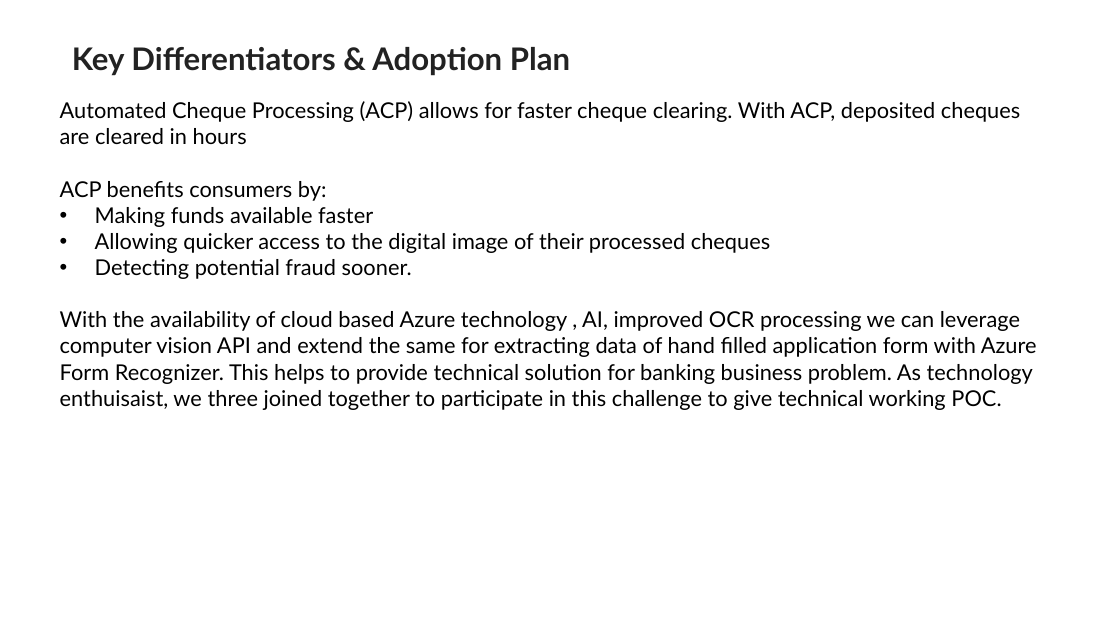
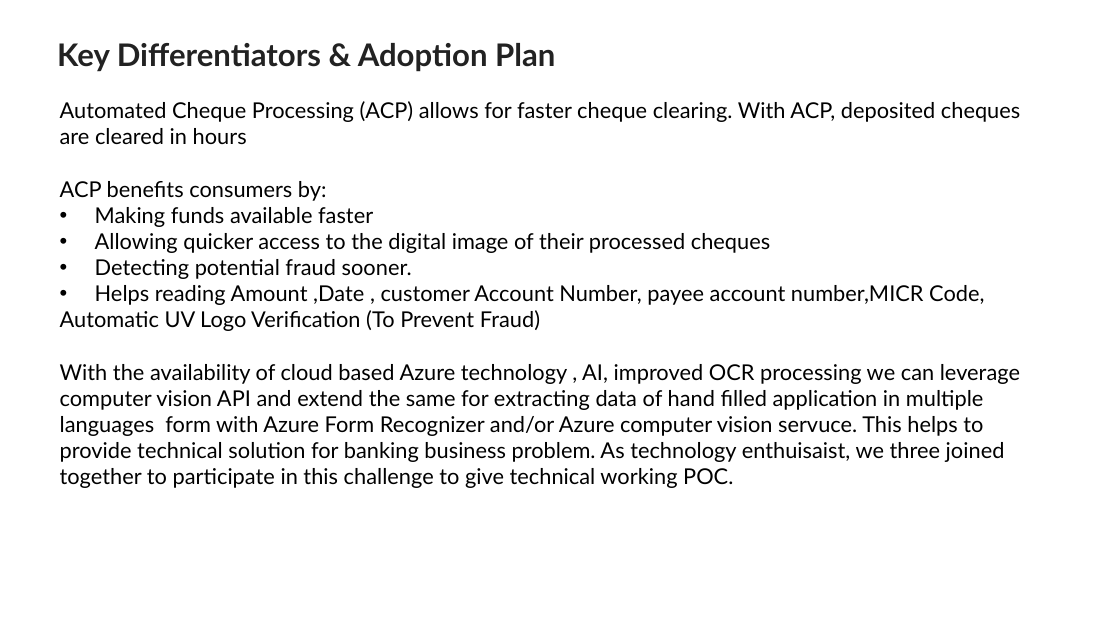
Before and after one commit to siva-tcs/TG-Auto-check, a slide deck: slide 8 of bob_automatedcheck_3GuysFromEdinburgh.pptx. Drawn at 1120x630 pixels with LibreOffice and Linux fonts; fonts in the diff are those of the drawing; background and template pictures are left out. Boxes give left, top, right and bottom in pixels: in the first picture for what was removed or moved away, otherwise in the second. Text is boxed around its words. In the diff, an @@ line names an element or a change of style, - is before the commit and + after.

Commit message:
updated with e product, problem statement and key differentor

```diff
--- a/bob_automatedcheck_3GuysFromEdinburgh.pptx
+++ b/bob_automatedcheck_3GuysFromEdinburgh.pptx
@@ title "Key Differentiators & Adoption Plan": place and size @@
-title "Key Differentiators & Adoption Plan" at [72, 47, 570, 76]
+title "Key Differentiators & Adoption Plan" at [57, 43, 555, 72]
@@ text at [60, 285, 1020, 488]: text changed @@
-With the availability of cloud based Azure technology , AI, improved OCR processing we can leverage computer vision API and extend the same for extracting data of hand filled application form with Azure Form Recognizer. This helps to provide technical solution for banking business problem. As technology enthuisaist, we three joined together to participate in this challenge to give technical working POC.
+• Helps reading Amount ,Date , customer Account Number, payee account number,MICR Code,
+Automatic UV Logo Verification (To Prevent Fraud)
+With the availability of cloud based Azure technology , AI, improved OCR processing we can leverage computer vision API and extend the same for extracting data of hand filled application in multiple languages form with Azure Form Recognizer and/or Azure computer vision servuce. This helps to provide technical solution for banking business problem. As technology enthuisaist, we three joined together to participate in this challenge to give technical working POC.
```
